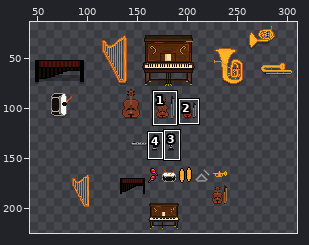
Sprite sheet -- Assets/Art/Sprites/Instruments/minstruments.png. Above: a wide view before the commit, with the close-up outlined.
Close-up. The starting point:
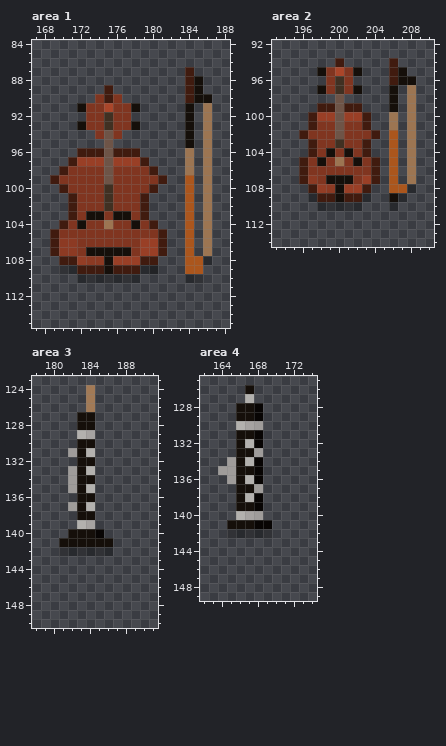
The file is 349x265 pixels. Pixels under 10% opacity are left out. Colours within 5 levels of each other are drawn and written as one. Shown: area 1: x 167..188, y 84..115; area 2: x 193..210, y 92..114; area 3: x 178..191, y 123..150; area 4: x 162..174, y 125..149. The wide view leaves out empty margins. The commit also changed other parts of the picture, which this record leaves out.
New version:
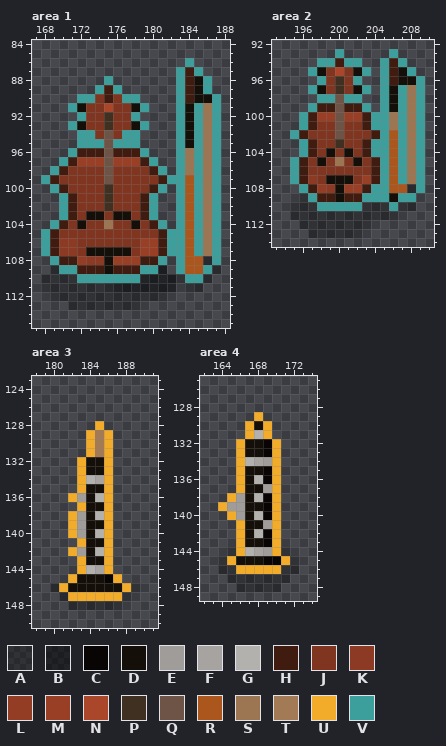
Palette (. is transparent): A #0000004d  B #00000083  C #080504  D #150f0a  E #9f9c9a  F #a6a3a1  G #b3b1ae  H #401b0f  J #803520  K #8c3a23  L #933d25  M #993f26  N #aa462a  P #403022  Q #6e5447  R #ab561d  S #9c7552  T #a27a56  U #f2ac29  V #3c9f9c
From old to new:
Changed rows in their new state; - is an unchanged pixel.
Area 1:
first column x 168:
 86 ----------------V---
 87 ---------------V-V--
 88 -------V-------V--V-
 89 ------V-V------V--V-
 90 ----VV---VV----V---V
 91 ---V-------V---V-V-V
 92 ----V-----V----V-V-V
 93 ---V-------V---V-V-V
 94 ----VV---VV----V-V-V
 95 ----VVV-VVV----V-V-V
 96 ---V-------V---V-V-V
 97 --V---------V--V-V-V
 98 -V-----------V-V-V-V
 99 V-------------VV-V-V
100 -V-----------V-V-V-V
101 --V---------V--V-V-V
102 --V---------V--V-V-V
103 --V---------V--V-V-V
104 -V-----------V-V-V-V
105 V-------------VV-V-V
106 V-------------VV-V-V
107 V-------------VV-V-V
108 -V-----------V-V---V
109 -AVV-------VVB-V--VA
110 AAAAVVVVVVVBBBBAVVA-
111 AAAAAAAABBBBBBB-AA--
112 -AAAAAAAAAAAAA------
113 ---AAAAAAAA---------
Area 2:
first column x 195:
 93 -----V-----V---
 94 ---VV-VV--V-V--
 95 --V-----V-V--V-
 96 ---V---V--V---V
 97 --V-----V-V-V-V
 98 ---VV-VV--V-V-V
 99 --V-----V-V-V-V
100 -V-------VV-V-V
101 -V-------VV-V-V
102 V---------V-V-V
103 -V-------VV-V-V
104 -V-------VV-V-V
105 V---------V-V-V
106 V---------V-V-V
107 V---------V-V-V
108 -V-------VV---V
109 -AV-----VVV-VV-
110 AAAVVVVVAAAVAA-
111 AAAAAAAAAAAA---
112 -AAAAAAAA------
113 --AAAAAA-------
Area 3:
first column x 180:
124 ----.-----
125 ----.-----
126 ----.-----
127 ---..-----
128 ---..U----
129 ---.UTU---
130 ---.UTU---
131 --..UTU---
132 ---U-DU---
133 --.UDDU---
134 --.UGFU---
135 --.UDDU---
136 --UE-GU---
137 --.UDDU---
138 --UE-GU---
139 --UEDDU---
140 --UE-GU---
141 -..U--U---
142 -.UEDGU---
143 ---UDDU---
144 ---UGFU---
145 --UDDDCU--
146 AUDDDDDDUA
147 -AUUUUUUA-
148 --AAAAAA--
Area 4:
first column x 164:
126 ---.-----
127 ---.-----
128 --...----
129 --..U----
130 --.UDU---
131 --.UGU---
132 --UDDCU--
133 --U-DCU--
134 -.U-FEU--
135 ..U-DCU--
136 -.UDGCU--
137 --U-DEU--
138 -UEDGCU--
139 UEE-DCU--
140 -UEDGCU--
141 -.U-DEU--
142 -.UDGCU--
143 --UDDCU--
144 -AUGFEUA-
145 AUDDDCCUA
146 AAUUUUUAA
147 -AAAAAAA-
148 --AAAAA--
Boxes around the changes in both close-ups, in picture pixels (x1, y1, x2, y2):
changed: (41, 58, 221, 310)
changed: (290, 49, 425, 238)
changed: (50, 385, 140, 610)
changed: (218, 385, 299, 592)
